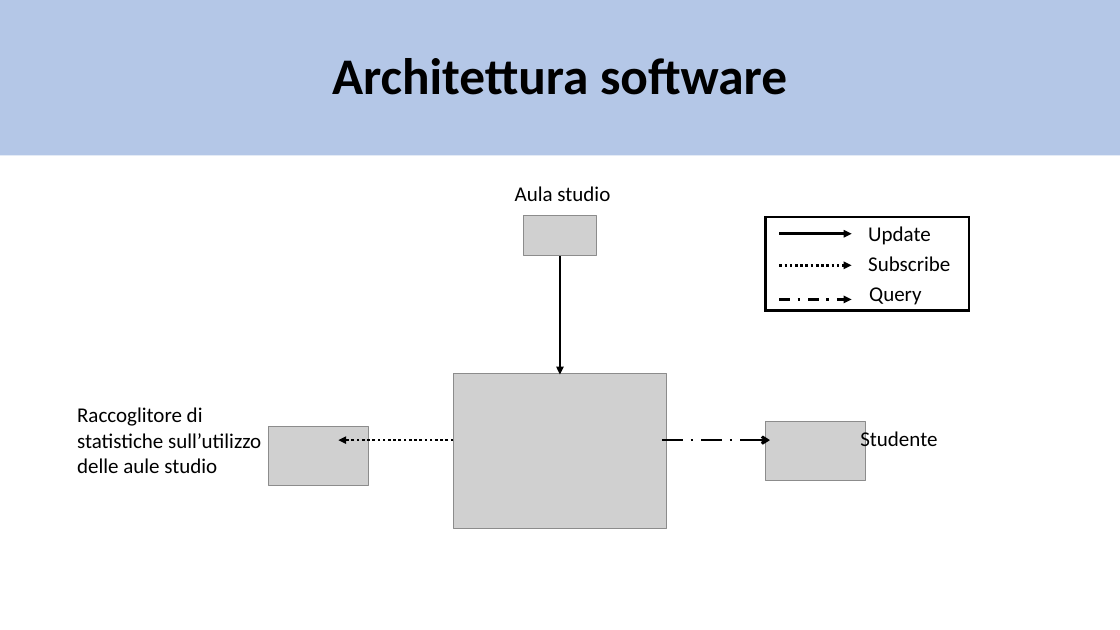
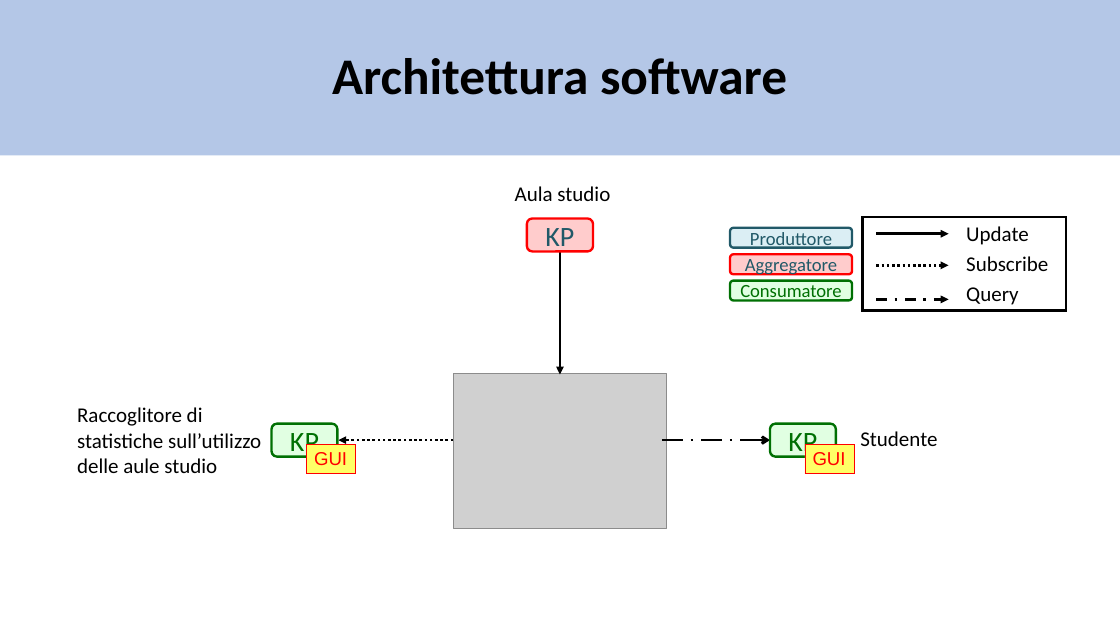
Before and after one commit to matte21/CalcM, a slide deck: slide 10 of ontologia.pptx. Drawn at 1120x630 pixels with LibreOffice and Linux fonts; fonts in the diff are those of the drawing; grey boxes stand for pictures. Boxes give left, top, right and bottom in pixels: in the first picture for what was removed or moved away, otherwise in the second. Text is boxed around its words. In the diff, an @@ line names an element or a change of style, - is before the commit and + after.

```diff
--- a/ontologia.pptx
+++ b/ontologia.pptx
@@ picture removed at [523, 216, 596, 256] @@
@@ rounded rectangle added at [527, 218, 593, 251], fill #FFCCCC, outline #FF0000 2 pt, 24 pt, text #215968 @@
+KP
@@ rounded rectangle added at [730, 228, 852, 248], fill #DBEEF4, outline #215968 2 pt, 16 pt, text #215968 @@
+Produttore
@@ text "Update": place and size @@
-text "Update" at [868, 226, 931, 245]
+text "Update" at [966, 226, 1029, 245]
@@ rounded rectangle added at [730, 255, 852, 275], fill #FFCCCC, outline #FF0000 2 pt, 16 pt, text #215968 @@
+Aggregatore
@@ text "Subscribe": place and size @@
-text "Subscribe" at [868, 256, 950, 271]
+text "Subscribe" at [966, 256, 1048, 271]
@@ rounded rectangle added at [730, 281, 852, 301], fill #E1FFE2, outline #007003 2 pt, 16 pt, text #007003 @@
+Consumatore
@@ 3 arrows, 1 rectangle: place and size @@
-3 arrows, 1 rectangle at [766, 217, 970, 311]
+3 arrows, 1 rectangle at [863, 217, 1066, 311]
@@ text "Query": place and size @@
-text "Query" at [869, 287, 921, 305]
+text "Query" at [966, 287, 1018, 305]
@@ picture removed at [269, 426, 369, 486] @@
@@ rounded rectangle added at [271, 423, 337, 456], fill #E1FFE2, outline #007003 2 pt, 24 pt, text #007003 @@
+KP
@@ rectangle added at [307, 444, 356, 474], fill #FFFF66, outline #FF0000 0.75 pt, 16 pt, text #FF0000 @@
+GUI
@@ picture removed at [766, 422, 866, 481] @@
@@ rounded rectangle added at [770, 423, 836, 456], fill #E1FFE2, outline #007003 2 pt, 24 pt, text #007003 @@
+KP
@@ rectangle added at [805, 444, 854, 474], fill #FFFF66, outline #FF0000 0.75 pt, 16 pt, text #FF0000 @@
+GUI
```
Also in this commit, not shown: 7 other slides changed, 1 slide added.
